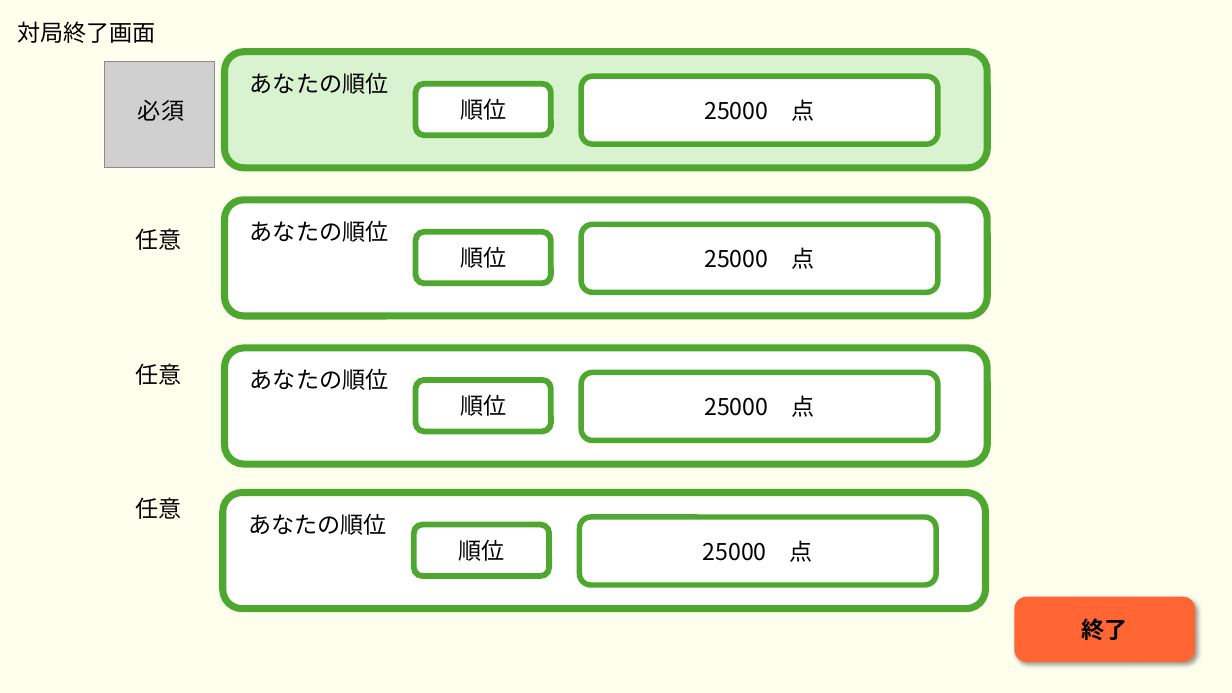
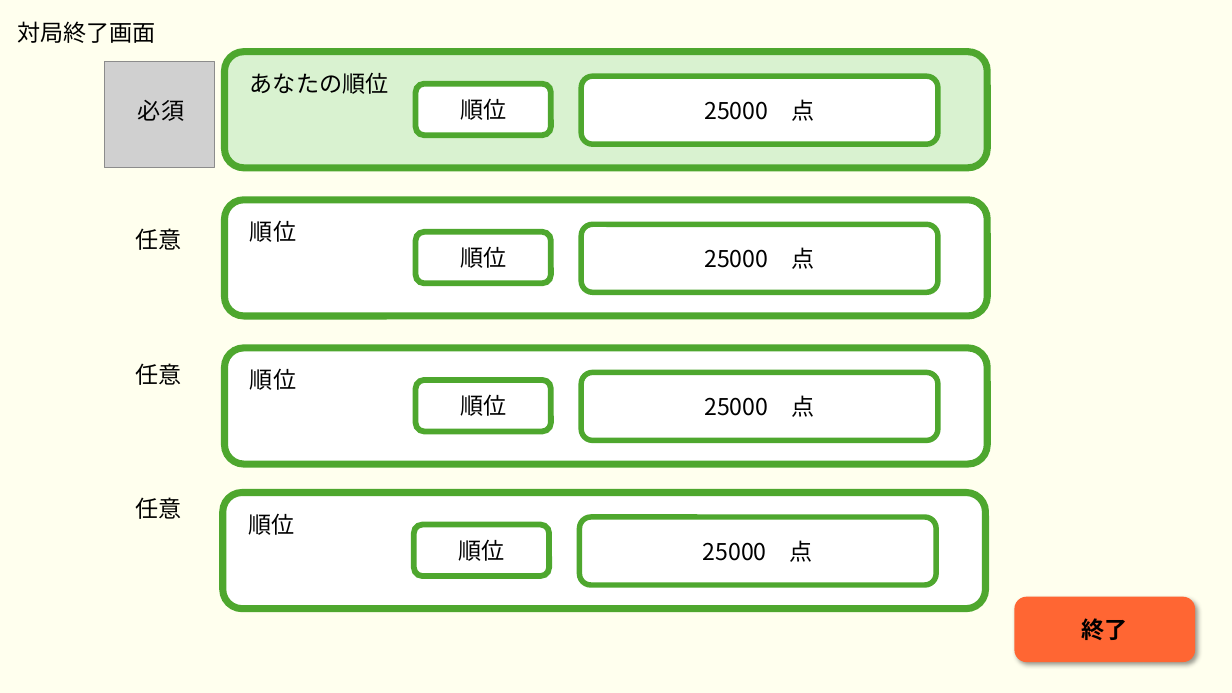
Before and after one commit to plusdojo2024/B5, a slide deck: slide 14 of doc/02_外部設計/外部設計_麻雀アプリ.pptx (slide 12 before the commit). Drawn at 1232x693 pixels with LibreOffice and Linux fonts; fonts in the diff are those of the drawing; grey boxes stand for pictures. Boxes give left, top, right and bottom in pixels: in the first picture for what was removed or moved away, otherwise in the second. Text is boxed around its words. In the diff, an @@ line names an element or a change of style, - is before the commit and + after.

```diff
--- a/doc/02_外部設計/外部設計_麻雀アプリ.pptx
+++ b/doc/02_外部設計/外部設計_麻雀アプリ.pptx
@@ text at (250,220,296,242): text changed @@
-あなたの順位
+順位
@@ text at (250,368,296,390): text changed @@
-あなたの順位
+順位
@@ text at (248,513,294,535): text changed @@
-あなたの順位
+順位
```
Also in this commit, not shown: 4 other slides changed, 3 slides added, 1 slide removed, 2 other files.
